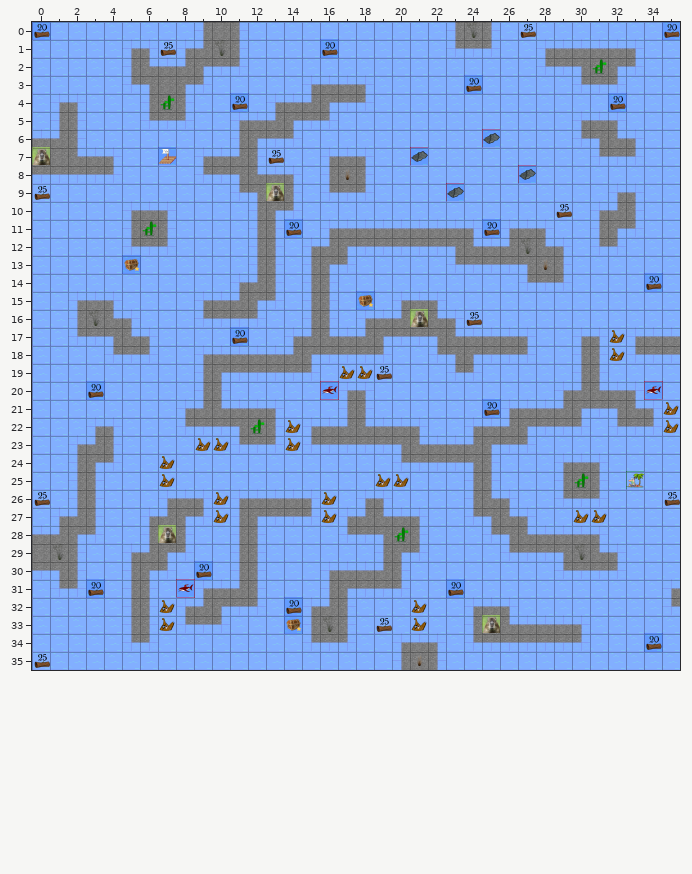
Tiled map (JSON) -- TechnicalPrototype/desktop/out/production/resources/levels/Maze.json. Above: the version before the commit.
Cells are 48x48 px. Shown: x 0..35, y 0..35.
The same view after the edit:
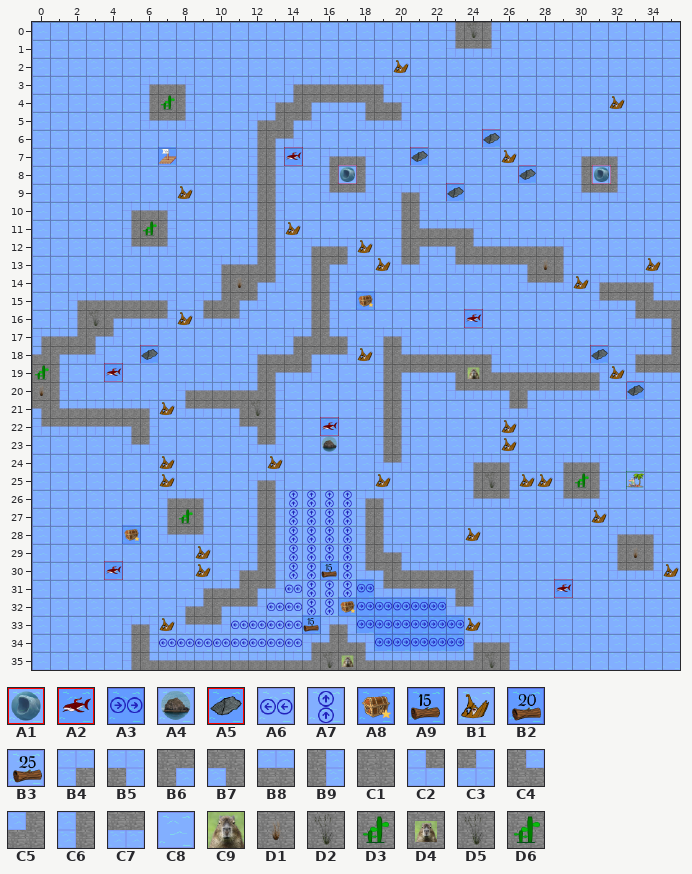
Key: from "updatedTiledSet": A1 1 "Siren", A2 2 "Enemy", A3 4 "Current", A4 7 "Rock", A5 8, A6 11 "Current", A7 13 "Current", A8 14 "Treasure", A9 16 "Wood", B1 21 "Wood", B2 22 "Wood", B3 23 "Wood", B4 28 "Rock", B5 29 "Rock", B6 30 "Rock", B7 31 "Rock", B8 32 "Rock", B9 33 "Rock", C1 34 "Rock", C2 35 "Rock", C3 36 "Rock", C4 37 "Rock", C5 38 "Rock", C6 39 "Rock", C7 40 "Rock", C8 41 "Rock", C9 58 "Rock", D1 59 "Rock", D2 60 "Rock", D3 61 "Rock", D4 62 "Rock", D5 64 "Rock", D6 65 "Rock".
__ is an empty cell, ## one hidden under a higher layer.
Objects are placed by their top-left corner, in cells (3,4 is the top-left corner of cell 3,4); size is 1x1 cell unless given.
Diff:
Layer "Environment":
y 0: x 9..11 C6 C1 B9 -> C8 C8 C8
y 1: x 5..6 B4 B5 -> C8 C8; x 8..11 B4 C5 D2 B9 -> C8 C8 C8 C8; x 28..33 B4 B8 B8 B8 B8 B5 -> C8 C8 C8 C8 C8 C8
y 2: x 5..11 C6 C4 B8 C5 B6 C7 C3 -> C8 C8 C8 C8 C8 C8 C8; x 28..33 C2 C7 B7 D3 B6 C3 -> C8 C8 C8 C8 C8 C8
y 3: x 5..9 C2 B7 C1 B6 C3 -> C8 B4 B8 B5 C8; x 14..15 C8 B4 -> B4 B8; x 18..19 B5 C8 -> B8 B5; x 30..32 C2 C7 C3 -> C8 C8 C8
y 4: x 1..2 B4 B5 -> C8 C8; x 7 D3 -> D6; x 14..16 B8 C5 B6 -> C5 B6 C7; x 18..20 C3 C8 C8 -> B7 C4 B5
y 5: x 1..2 C6 B9 -> C8 C8; x 11..12 B4 B8 -> C8 B4; x 15..16 C7 C3 -> C3 C8; x 18..20 C8 C8 C8 -> C2 C7 C3; x 30..32 B4 B8 B5 -> C8 C8 C8
y 6: x 0..2 B8 C5 B9 -> C8 C8 C8; x 11..13 C6 B6 C7 -> C8 C6 B6; x 30..33 C2 B7 C4 B5 -> C8 C8 C8 C8
y 7: x 0..4 C9 C1 C4 B8 B5 -> C8 C8 C8 C8 C8; x 9..13 B4 B8 C5 B9 ## -> C8 C8 C8 C6 B9; x 30..33 C8 C2 C7 C3 -> B4 B8 B5 C8
y 8: x 0..4 C7 C7 C7 C7 C3 -> C8 C8 C8 C8 C8; x 9..14 C2 C7 B7 C4 B8 B5 -> C8 C8 C8 C6 B9 C8; x 30..32 C8 C8 C8 -> C6 D4 B9
y 9: x 11..14 C2 B7 C9 B9 -> C8 C6 B9 C8; x 20..21 C8 C8 -> B4 B5; x 30..33 C8 C8 B4 B5 -> C2 C7 C3 C8
y 10: x 13..14 B6 C3 -> B9 C8; x 20..21 C8 C8 -> C6 B9; x 31..33 B4 C5 B9 -> C8 C8 C8
y 11: x 6 D3 -> D6; x 16..21 B4 B8 B8 B8 B8 B8 -> C8 C8 C8 C8 C6 C4; x 26..28 B4 B8 B5 -> C8 C8 C8; x 31..33 C6 B6 C3 -> C8 C8 C8
y 12: x 16..21 C5 B6 C7 C7 C7 C7 -> B8 B5 ## C8 C6 B6; x 26..28 C5 D2 C4 -> B8 B8 B8; x 31..32 C2 C3 -> C8 C8
y 13: x 10..12 C8 C8 C6 -> B4 B8 C5; x 20..21 C8 C8 -> C2 C3
y 14: x 10..13 C8 B4 C5 B9 -> C6 D1 B6 C3; x 31..34 C8 C8 C8 ## -> B4 B8 B8 B5
y 15: x 4..7 B5 C8 C8 C8 -> B8 B8 B8 B5; x 10..13 B8 C5 B6 C3 -> C5 B6 C3 C8; x 20..22 B4 B8 B5 -> C8 C8 C8; x 31..35 C8 C8 C8 C8 C8 -> C2 C7 B7 C4 B8
y 16: x 4..7 C4 B5 C8 C8 -> B6 C7 C7 C3; x 11..12 C7 C3 -> C3 C8; x 18..23 B4 B8 C5 C9 C4 B5 -> C8 C8 C8 C8 C8 C8; x 33..35 C8 C8 C8 -> C2 C7 B7
y 17: x 0..6 C8 C8 C2 C7 B7 C4 B5 -> B4 B8 C5 B6 C3 C8 C8; x 17..27 B8 C5 B6 C7 C7 B7 C4 B8 B8 B8 B5 -> B5 C8 B4 B5 C8 C8 C8 C8 C8 C8 C8; x 30..31 B4 B5 -> C8 C8; x 33..35 B4 B8 B8 -> C8 C8 C6
y 18: x 0..6 C8 C8 C8 C8 C2 C7 C3 -> C5 B6 C7 C3 C8 C8 A5; x 9..12 B4 B8 B8 B8 -> C8 C8 C8 B4; x 17..27 C7 C7 C3 C8 C8 C2 B7 B6 C7 C7 C3 -> C3 ## C6 C4 B8 B8 B8 B8 B5 C8 C8; x 30..31 C6 B9 -> C8 A5; x 33..35 C2 C7 C7 -> B4 B8 C5
y 19: x 0..1 C8 C8 -> D6 B9; x 9..13 C6 B6 C7 C7 C7 -> C8 C8 C8 C6 B6; x 19..31 ## C8 C8 C8 C2 C3 C8 C8 C8 C8 C8 C6 B9 -> C6 B6 C7 C7 B7 D4 C4 B8 B8 B8 B8 B8 B5; x 33..35 C8 C8 C8 -> C2 C7 C7
y 20: x 0..1 C8 C8 -> D1 B9; x 8..13 C8 C6 B9 C8 C8 C8 -> B4 B8 B8 B8 C5 B9; x 17..20 B4 B5 C8 C8 -> C8 C8 C6 B9; x 23..33 C8 C8 C8 C8 C8 C8 B4 C5 C4 B8 B5 -> C2 C7 C7 B7 B6 C7 C7 C7 C3 C8 A5
y 21: x 0..6 C8 C8 C8 C8 C8 C8 C8 -> B7 C4 B8 B8 B8 B8 B5; x 8..13 B4 C5 C4 B8 B8 B5 -> C2 C7 C7 B7 D5 B9; x 17..20 C6 B9 C8 C8 -> C8 C8 C6 B9; x 26..34 B4 B8 B8 C5 B6 C7 B7 C4 B5 -> C2 C3 C8 C8 C8 C8 C8 C8 C8
y 22: x 0..6 C8 C8 C8 B4 B5 C8 C8 -> C2 C7 C7 C7 C7 B7 B9; x 8..12 C2 C7 C7 B7 D3 -> C8 C8 C8 C2 B7; x 15..21 B4 B8 C5 C4 B8 B8 B5 -> C8 ## C8 C8 C6 B9 C8; x 24..30 B4 B8 C5 B6 C7 C7 C3 -> C8 C8 ## C8 C8 C8 C8; x 32..34 C2 C7 C3 -> C8 C8 C8
y 23: x 2..6 B4 C5 B9 C8 C8 -> C8 C8 C8 C2 C3; x 11..12 C2 C7 -> C8 C2; x 15..27 C2 C7 C7 C7 C7 B7 C4 B8 B8 C5 B6 C7 C3 -> C8 A4 C8 C8 C6 B9 C8 C8 C8 C8 C8 ## C8
y 24: x 2..4 C6 B6 C3 -> C8 C8 C8; x 19..26 C8 C2 C7 C7 C7 B7 B9 C8 -> C2 C3 C8 C8 C8 B4 B8 B5
y 25: x 2..3 C6 B9 -> C8 C8; x 12..13 C8 C8 -> B4 B5; x 25..26 B9 C8 -> D5 B9; x 30 D3 -> D6
y 26: x 2..3 C6 B9 -> C8 C8; x 11..17 B4 B8 B8 B8 B5 ## C8 -> C8 C6 B9 A7 A7 A7 A7; x 24..26 C6 C4 B5 -> C2 C7 C3
y 27: x 1..3 B4 C5 B9 -> C8 C8 C8; x 6..9 B4 C5 B6 C3 -> C8 C6 D6 B9; x 11..21 C6 B6 C7 C7 C3 ## B4 C5 C4 B8 B5 -> C8 C6 B9 A7 A7 A7 A7 C6 B9 C8 C8; x 24..27 C2 B7 C4 B5 -> C8 C8 C8 C8
y 28: x 0..3 B8 C5 B6 C3 -> C8 C8 C8 C8; x 6..9 C6 C9 B9 C8 -> C8 C2 C7 C3; x 11..21 C6 B9 C8 C8 C8 C8 C2 C7 B7 D3 B9 -> C8 C6 B9 A7 A7 A7 A7 C6 B9 C8 C8; x 25..34 C2 B7 C4 B8 B8 B8 B5 C8 C8 C8 -> C8 C8 C8 C8 C8 C8 C8 B4 B8 B5
y 29: x 0..2 C1 D2 B9 -> C8 C8 C8; x 5..8 B4 C5 B6 C3 -> C8 C8 C8 C8; x 11..21 C6 B9 C8 C8 C8 C8 C8 C8 C6 B6 C3 -> C8 C6 B9 A7 A7 A7 A7 C6 C4 B5 C8; x 26..34 C2 C7 C7 B7 D2 C4 B5 C8 C8 -> C8 C8 C8 C8 C8 C8 C6 D1 B9
y 30: x 0..2 C7 B7 B9 -> C8 C8 C8; x 5..7 C6 B6 C3 -> C8 C8 C8; x 11..24 C6 B9 C8 C8 C8 B4 B8 B8 C5 B9 C8 C8 C8 C8 -> B4 C5 B9 A7 A7 ## A7 C2 B7 C4 B8 B8 B8 B5; x 29..34 C2 C7 C7 C3 C8 C8 -> C8 C8 C8 C2 C7 C3
y 31: x 1..2 C2 C3 -> C8 C8; x 5..6 C6 B9 -> C8 C8; x 12..24 B9 C8 C8 C8 C6 B6 C7 C7 C3 C8 C8 ## C8 -> B6 C3 A6 A7 A7 A7 A3 C2 C7 C7 C7 B7 B9; x 35 B4 -> C8
y 32: x 5..6 C6 B9 -> C8 C8; x 13..26 C8 ## B4 C5 B9 C8 C8 C8 ## C8 C8 B4 B8 B5 -> A6 A6 A7 A7 ## A3 A3 A3 A3 A3 C2 C3 C8 C8; x 35 C2 -> C8
y 33: x 5..6 C6 B9 -> B4 B5; x 11..30 C8 C8 C8 ## C6 D2 B9 C8 ## C8 ## C8 C8 C6 C9 C4 B8 B8 B8 B5 -> A6 A6 A6 A6 ## B4 B5 A3 A3 A3 A3 A3 A3 ## C8 C8 C8 C8 C8 C8
y 34: x 5..30 C2 C3 C8 C8 C8 C8 C8 C8 C8 C8 C2 C7 C3 C8 C8 B4 B8 B5 C8 C2 C7 C7 C7 C7 C7 C3 -> C6 B9 A6 A6 A6 A6 A6 A6 A6 A6 B4 C5 C4 B5 A3 A3 A3 A3 A3 B4 B8 B5 C8 C8 C8 C8
y 35: x 5..26 C8 C8 C8 C8 C8 C8 C8 C8 C8 C8 C8 C8 C8 C8 C8 C6 D1 B9 C8 C8 C8 C8 -> C6 C4 B8 B8 B8 B8 B8 B8 B8 B8 C5 D5 D4 C4 B8 B8 B8 B8 B8 C5 D5 B9
Layer "Collectable":
y 0: x 0 B2 -> __; x 27 B3 -> __; x 35 B2 -> __
y 1: x 7 B3 -> __; x 16 B2 -> __
y 2: x 20 __ -> B1
y 3: x 24 B2 -> __
y 4: x 11 B2 -> __; x 32 B2 -> B1
y 7: x 13..14 B3 __ -> __ A2; x 26 __ -> B1
y 9: x 0 B3 -> __; x 8 __ -> B1
y 10: x 29 B3 -> __
y 11: x 14 B2 -> B1; x 25 B2 -> __
y 12: x 18 __ -> B1
y 13: x 5 A8 -> __; x 19 __ -> B1; x 34 __ -> B1
y 14: x 30 __ -> B1; x 34 B2 -> __
y 16: x 8 __ -> B1; x 24 B3 -> A2
y 17: x 11 B2 -> __; x 32 B1 -> __
y 18: x 18 __ -> B1; x 32 B1 -> __
y 19: x 4 __ -> A2; x 17..19 B1 B1 B3 -> __ __ __; x 32 __ -> B1
y 20: x 3 B2 -> __; x 16 A2 -> __; x 34 A2 -> __
y 21: x 7 __ -> B1; x 25 B2 -> __; x 35 B1 -> __
y 22: x 14 B1 -> __; x 16 __ -> A2; x 26 __ -> B1; x 35 B1 -> __
y 23: x 9..10 B1 B1 -> __ __; x 14 B1 -> __; x 26 __ -> B1
y 24: x 13 __ -> B1
y 25: x 20 B1 -> __; x 27..28 __ __ -> B1 B1
y 26: x 0 B3 -> __; x 10 B1 -> __; x 16 B1 -> __; x 35 B3 -> __
y 27: x 10 B1 -> __; x 16 B1 -> __; x 30 B1 -> __
y 28: x 5 __ -> A8; x 24 __ -> B1
y 29: x 9 __ -> B1
y 30: x 4 __ -> A2; x 9 B2 -> B1; x 16 __ -> A9; x 35 __ -> B1
y 31: x 3 B2 -> __; x 8 A2 -> __; x 23 B2 -> __; x 29 __ -> A2
y 32: x 7 B1 -> __; x 14 B2 -> __; x 17 __ -> A8; x 21 B1 -> __
y 33: x 14..15 A8 __ -> __ A9; x 19 B3 -> __; x 21 B1 -> __; x 24 __ -> B1
y 34: x 34 B2 -> __
y 35: x 0 B3 -> __
Layer "Siren":
added: A1 "Siren" at 31.1,7.9
added: A1 "Siren" at 17,8
